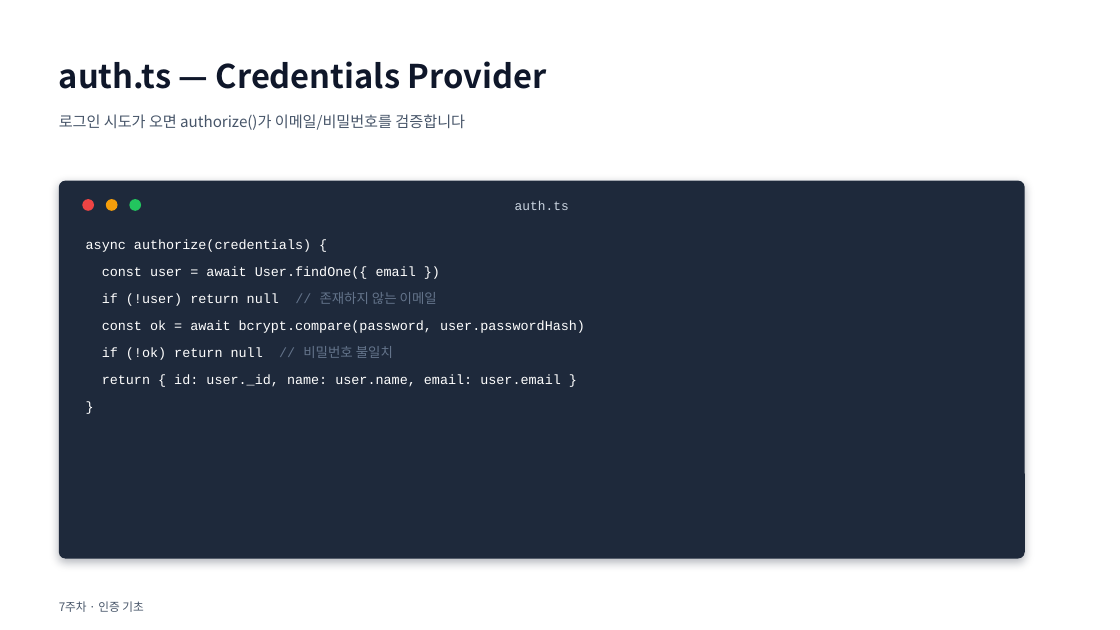
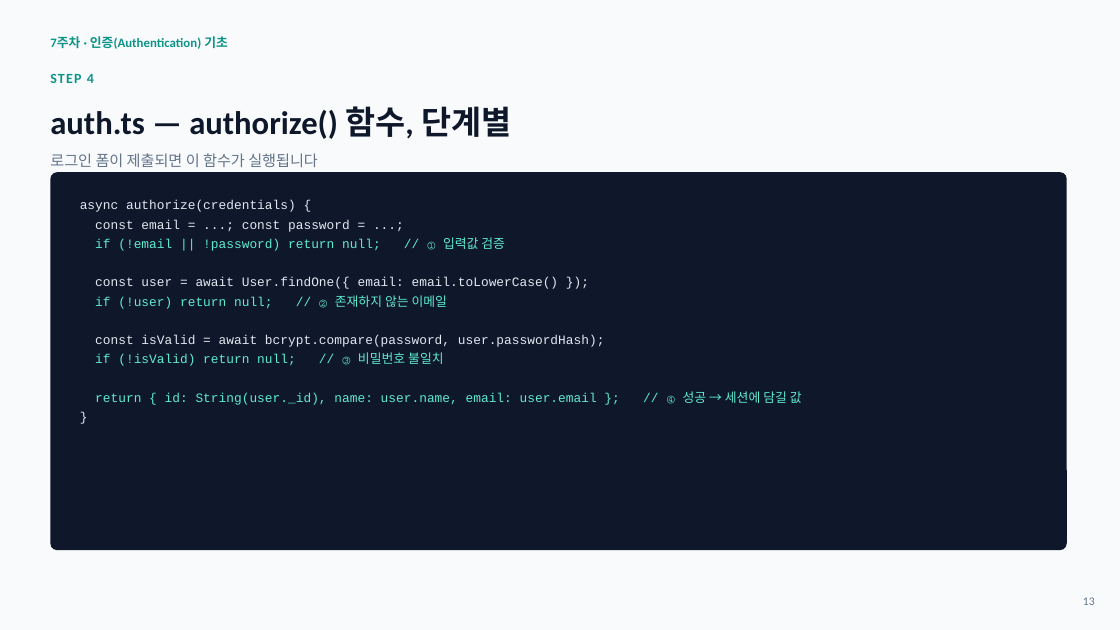
Before and after one commit to kwondo0/my-app2, a slide deck: slide 14 of slides/week07.pptx (slide 5 before the commit). Drawn at 1120x630 pixels with LibreOffice and Linux fonts; fonts in the diff are those of the drawing. Boxes give left, top, right and bottom in pixels: in the first picture for what was removed or moved away, otherwise in the second. Text is boxed around its words. In the diff, an @@ line names an element or a change of style, - is before the commit and + after.

```diff
--- a/slides/week07.pptx
+++ b/slides/week07.pptx
@@ background #FFFFFF to #F8FAFC @@
@@ text at (50, 36, 228, 49): text changed; size 10 to 11 pt; font Noto Sans CJK KR to Calibri; text colour #475569 to #0D9488; bold on @@
-7주차 · 인증 기초
+7주차 · 인증(Authentication) 기초
@@ text added at (50, 74, 94, 83), 12 pt, text #0D9488, bold @@
+STEP 4
@@ text at (50, 106, 511, 139): text changed; font Noto Sans CJK KR to Calibri @@
-auth.ts — Credentials Provider
+auth.ts — authorize() 함수, 단계별
@@ text removed at (59, 114, 465, 130) @@
-로그인 시도가 오면 authorize()가 이메일/비밀번호를 검증합니다
@@ rounded rectangle: place and size @@
-rounded rectangle at (59, 181, 1025, 559)
+rounded rectangle at (50, 172, 1067, 550)
@@ rounded rectangle at (50, 172, 1067, 550): fill #1E293B to #0F172A; shadow off @@
@@ text added at (50, 153, 318, 167), 13 pt, text #64748B @@
+로그인 폼이 제출되면 이 함수가 실행됩니다
@@ text added at (80, 200, 802, 405), 11 pt, text #E2E8F0 @@
+async authorize(credentials) {
+const email = ...; const password = ...;
+if (!email || !password) return null; // ① 입력값 검증
+const user = await User.findOne({ email: email.toLowerCase() });
+if (!user) return null; // ② 존재하지 않는 이메일
+const isValid = await bcrypt.compare(password, user.passwordHash);
+if (!isValid) return null; // ③ 비밀번호 불일치
+return { id: String(user._id), name: user.name, email: user.email }; // ④ 성공 → 세션에 담길 값
+}
@@ ellipse removed at (82, 199, 94, 211) @@
@@ ellipse removed at (106, 199, 118, 211) @@
@@ ellipse removed at (129, 199, 141, 211) @@
@@ text removed at (515, 200, 569, 210) @@
-auth.ts
@@ text removed at (86, 240, 311, 252) @@
-async authorize(credentials) {
@@ text removed at (102, 267, 416, 279) @@
-const user = await User.findOne({ email })
@@ text removed at (102, 292, 437, 306) @@
-if (!user) return null // 존재하지 않는 이메일
@@ text removed at (102, 320, 585, 333) @@
-const ok = await bcrypt.compare(password, user.passwordHash)
@@ text removed at (102, 346, 393, 360) @@
-if (!ok) return null // 비밀번호 불일치
@@ text removed at (102, 374, 561, 387) @@
-return { id: user._id, name: user.name, email: user.email }
@@ text removed at (86, 392, 1002, 419) @@
-}
@@ text added at (1083, 597, 1095, 605), 10 pt, text #64748B @@
+13
```
Also in this commit, not shown: 1 other slide changed, 33 slides added, 7 slides removed, 10 other files.
